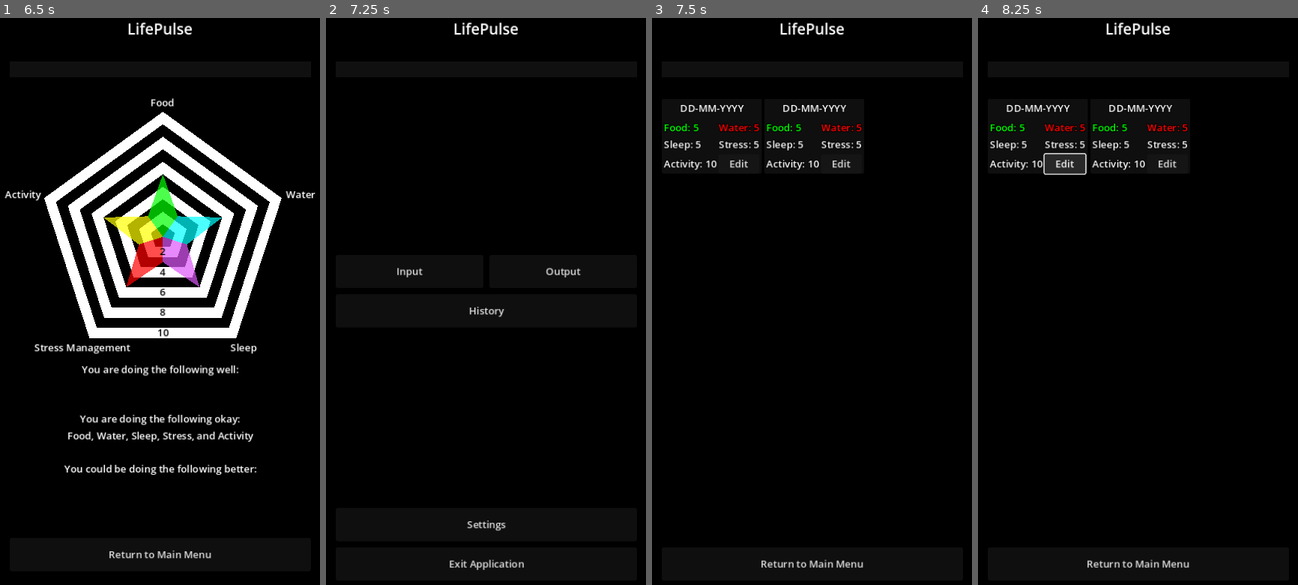
Above: before the commit, frames 1-4 (left to right).
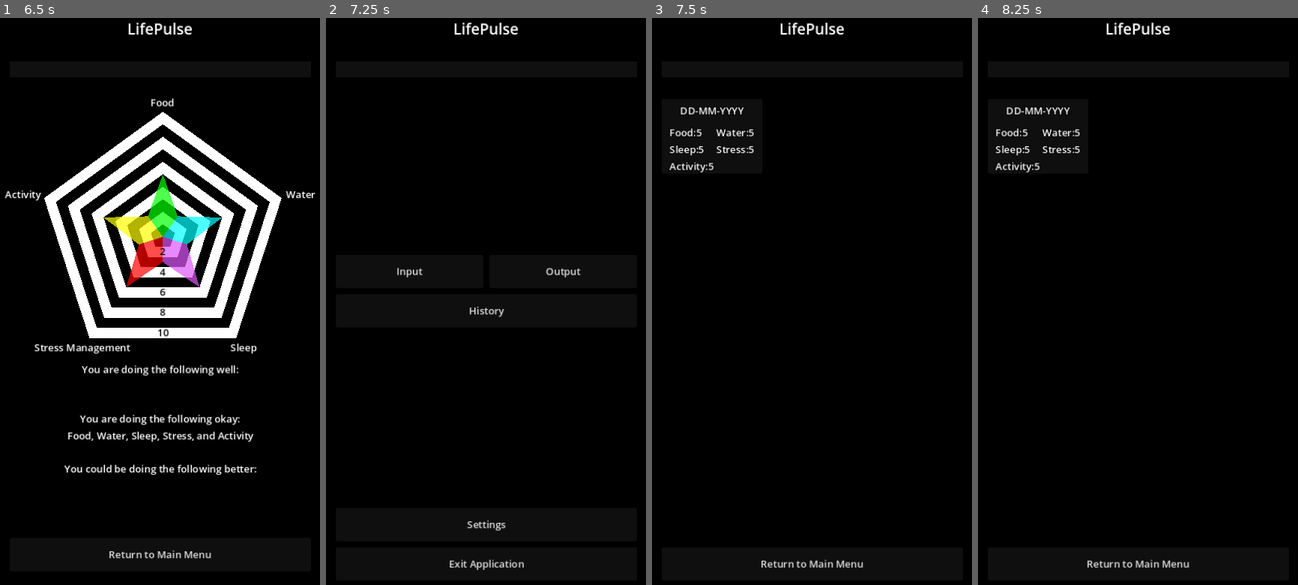
Above: after the commit, the same moments.

Repository: Thorqs/VitaPulsi
Game: Godot game, scene res://control.tscn
The game is run twice, just before and just after one commit, with the same random seed, the same clock (stepped at 60 frames per second) and the same inputs.
Inputs (mouse positions are in pixels of both pictures, inside the frame that each line leads up to):
- Up to frame 1 (6.5 s): click "Input" at 0.5 s; click "Confirm Values" at 1.25 s; click "Confirm Values" at 2 s; click "Confirm" at 2.75 s; click "Confirm Values" at 3.5 s; click "Confirm" at 4.25 s; click "Return to Main Menu" at 5 s; click "Output" at 5.75 s
- Up to frame 2 (7.25 s): click "Return to Main Menu" at 6.5 s
- Up to frame 3 (7.5 s): click "History" at 7.25 s
- Up to frame 4 (8.25 s): click (1064, 165) at 8 s, where only the run before the commit has a clickable "Edit"

Frames 1-2 are identical in both runs. In frame 3, 1.8% of the frame differs, in the area x 3-66%, y 15-28%; in frame 4, 2.3%.

Commit message:
History pane populates from history

Diff:
--- a/History.gd
+++ b/History.gd
@@ -1,7 +1,6 @@
 extends VBoxContainer
 
 var mainMenu
-var history_contents = []
 var hist_grid: GridContainer
 @export var base_history: PackedScene
 var userData = UserData.new()
@@ -10,11 +9,19 @@
 func _ready():
 	mainMenu = get_node("../Main")
 	hist_grid = get_node("History Scroll/History Contents")
+
 	userData.load_data()
+	self.update_contents()
 
-	var test_item = base_history.instantiate()
-	hist_grid.add_child(test_item)
-
+func update_contents():
+	print(userData.history_data)
+	if userData.history_data.size() > 0:
+		for date in userData.history_data:
+			var hist_item = base_history.instantiate()
+			hist_grid.add_child(hist_item)
+			print(hist_item)
+			hist_item.set_date(date)
+			hist_item.update_data(userData.history_data[date])
 
 # Called every frame. 'delta' is the elapsed time since the previous frame.
 #func _process(delta):
--- a/Resources/UserData.gd
+++ b/Resources/UserData.gd
@@ -13,7 +13,8 @@
 		history_data = temp.history_data
 
 func save_data(values: Array[int], day = Time.get_date_string_from_system()):
-	history_data[day] =  values
+	history_data[day] = values
+	print("saving ", values, day)
 	ResourceSaver.save(self, save_file_path + save_file_name)
 
 func clear_history():
--- a/Resources/hist_item.gd
+++ b/Resources/hist_item.gd
@@ -1,6 +1,6 @@
 extends Panel
 
-var date_label: Label
+@export var date_label: Label
 var food_val: Label
 var water_val: Label
 var sleep_val: Label
@@ -20,6 +20,9 @@
 # Called every frame. 'delta' is the elapsed time since the previous frame.
 #func _process(delta):
 #	pass
+func set_date(new_date: String):
+	print(date_label, new_date)
+	#date_label.set_text(new_date)
 
 func set_val(val_name: Label, new_value: int):
 	val_name.text = val_name.text.get_slice(":", 0) + ":" + str(new_value)
--- a/Resources/hist_item.tscn
+++ b/Resources/hist_item.tscn
@@ -32,7 +32,6 @@
 [node name="Food" type="Label" parent="Hist_VBox/GridContainer"]
 layout_mode = 2
 size_flags_horizontal = 3
-theme_override_colors/font_color = Color(0, 1, 0, 1)
 theme_override_colors/font_outline_color = Color(0, 0, 0, 1)
 theme_override_constants/outline_size = 5
 text = "Food: 5"
@@ -40,7 +39,6 @@
 [node name="Water" type="Label" parent="Hist_VBox/GridContainer"]
 layout_mode = 2
 size_flags_horizontal = 3
-theme_override_colors/font_color = Color(1, 0, 0, 1)
 theme_override_colors/font_outline_color = Color(0, 0, 0, 1)
 theme_override_constants/outline_size = 5
 text = "Water: 5"
@@ -62,7 +60,3 @@
 theme_override_colors/font_outline_color = Color(0, 0, 0, 1)
 theme_override_constants/outline_size = 5
 text = "Activity: 10"
-
-[node name="Edit Button" type="Button" parent="Hist_VBox/GridContainer"]
-layout_mode = 2
-text = "Edit"
--- a/control.tscn
+++ b/control.tscn
@@ -271,9 +271,6 @@
 size_flags_vertical = 3
 columns = 3
 
-[node name="Hist_Item" parent="Panel/HBox/VBox/History/History Scroll/History Contents" instance=ExtResource("4_w4vhy")]
-layout_mode = 2
-
 [node name="History Bottom Spacer" type="Control" parent="Panel/HBox/VBox/History"]
 custom_minimum_size = Vector2(0, 25)
 layout_mode = 2
@@ -781,6 +778,7 @@
 [connection signal="pressed" from="Panel/HBox/VBox/Settings/Settings Return to Main" to="Panel/HBox/VBox/Settings" method="_on_return_to_main_button_pressed"]
 [connection signal="pressed" from="Panel/HBox/VBox/History/History Return to Main" to="Panel/HBox/VBox/History" method="_on_history_return_to_main_pressed"]
 [connection signal="pressed" from="Panel/HBox/VBox/Input/Input Button" to="Panel/HBox/VBox/Input" method="_on_input_confirm_button_pressed"]
+[connection signal="pressed" from="Panel/HBox/VBox/Input/Input Button/Input_Confirm/Input_Confirm_Panel/VBoxContainer/Confirm_Button_Box/Confirm Button" to="Panel/HBox/VBox/History" method="update_contents"]
 [connection signal="pressed" from="Panel/HBox/VBox/Input/Input Button/Input_Confirm/Input_Confirm_Panel/VBoxContainer/Confirm_Button_Box/Confirm Button" to="Panel/HBox/VBox/Input" method="_on_confirm_input_button_pressed"]
 [connection signal="pressed" from="Panel/HBox/VBox/Input/Input Button/Input_Confirm/Input_Confirm_Panel/VBoxContainer/Confirm_Button_Box/Confirm Button" to="Panel/HBox/VBox/Output" method="update_output"]
 [connection signal="pressed" from="Panel/HBox/VBox/Input/Input Button/Input_Confirm/Input_Confirm_Panel/VBoxContainer/Cancel_Button_Box/Cancel Button" to="Panel/HBox/VBox/Input" method="_on_input_cancel_button_pressed"]
